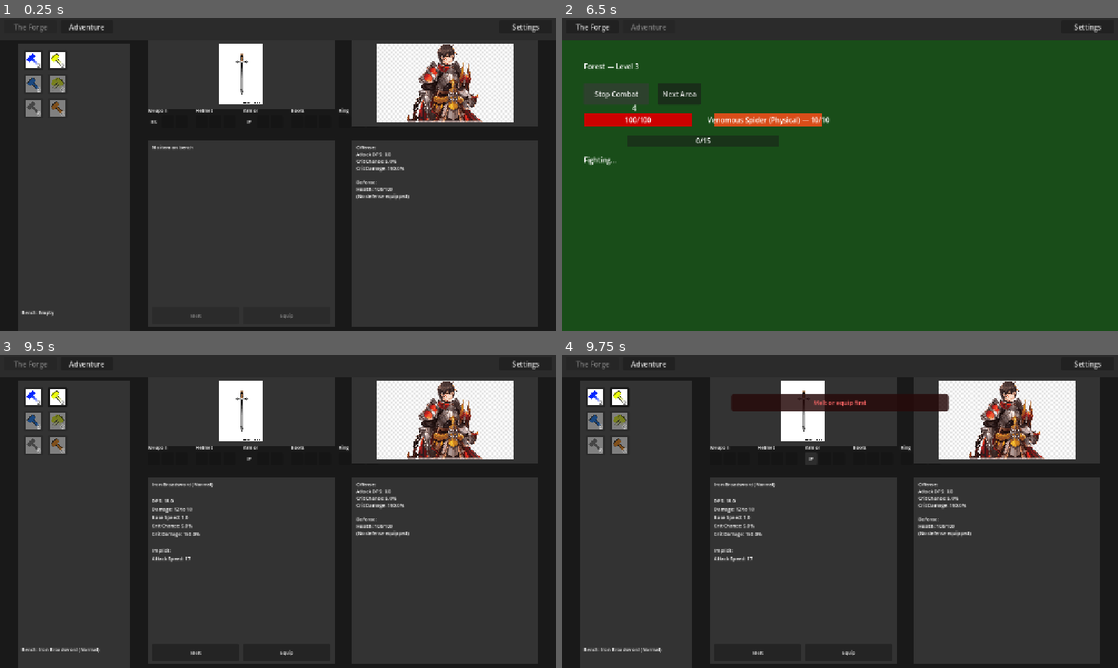
Above: before the commit, frames 1-4 (two rows, left to right).
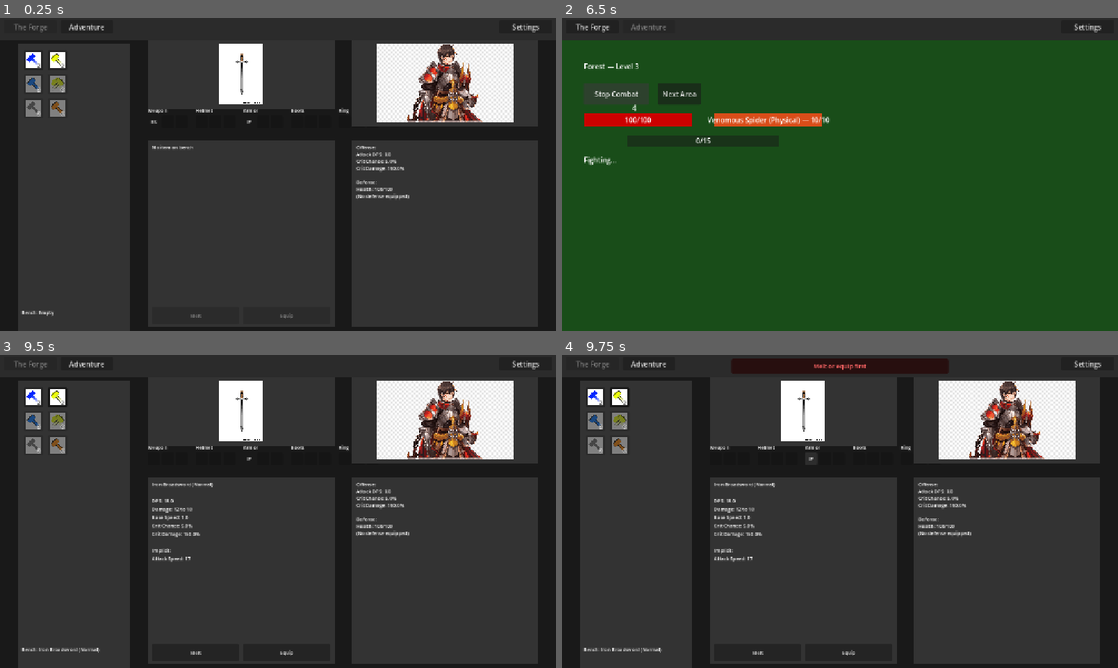
Above: after the commit, the same moments.

Repository: loginn/hammertime
Game: Godot game, scene res://scenes/main.tscn
The game is run twice, just before and just after one commit, with the same random seed, the same clock (stepped at 60 frames per second) and the same inputs.
Inputs:
- Up to frame 1 (0.25 s): no input
- Up to frame 2 (6.5 s): click "Adventure" at 0.5 s; click "Start Combat" at 1.25 s; click "Next Area" at 2 s; click "Next Area" at 2.75 s; click "The Forge" at 3.5 s; click "Adventure" at 4.25 s; click "Stop Combat" at 5 s; click "Start Combat" at 5.75 s
- Up to frame 3 (9.5 s): click "The Forge" at 6.5 s; click "2" at 7.25 s; click "2" at 8 s; click "BS" at 8.75 s
- Up to frame 4 (9.75 s): click "IP" at 9.5 s

Frames 1-3 are identical in both runs. In frame 4, 3.9% of the frame differs, in the area x 30-70%, y 1-18%.

Commit message:
fix(57): move forge error toast into header/tab bar area
Position toast at negative Y offset so it renders in the TabBar header
region above the ForgeView content area, not mid-screen.

Co-Authored-By: Claude Opus 4.6 (1M context) <noreply@anthropic.com>

Diff:
--- a/scenes/forge_view.tscn
+++ b/scenes/forge_view.tscn
@@ -538,9 +538,9 @@
 [node name="ForgeErrorToast" type="PanelContainer" parent="."]
 layout_mode = 0
 offset_left = 390.0
-offset_top = 40.0
+offset_top = -42.0
 offset_right = 890.0
-offset_bottom = 80.0
+offset_bottom = -6.0
 visible = false
 modulate = Color(1, 0.4, 0.4, 0)
 theme_override_styles/panel = SubResource("StyleBoxFlat_toast")
